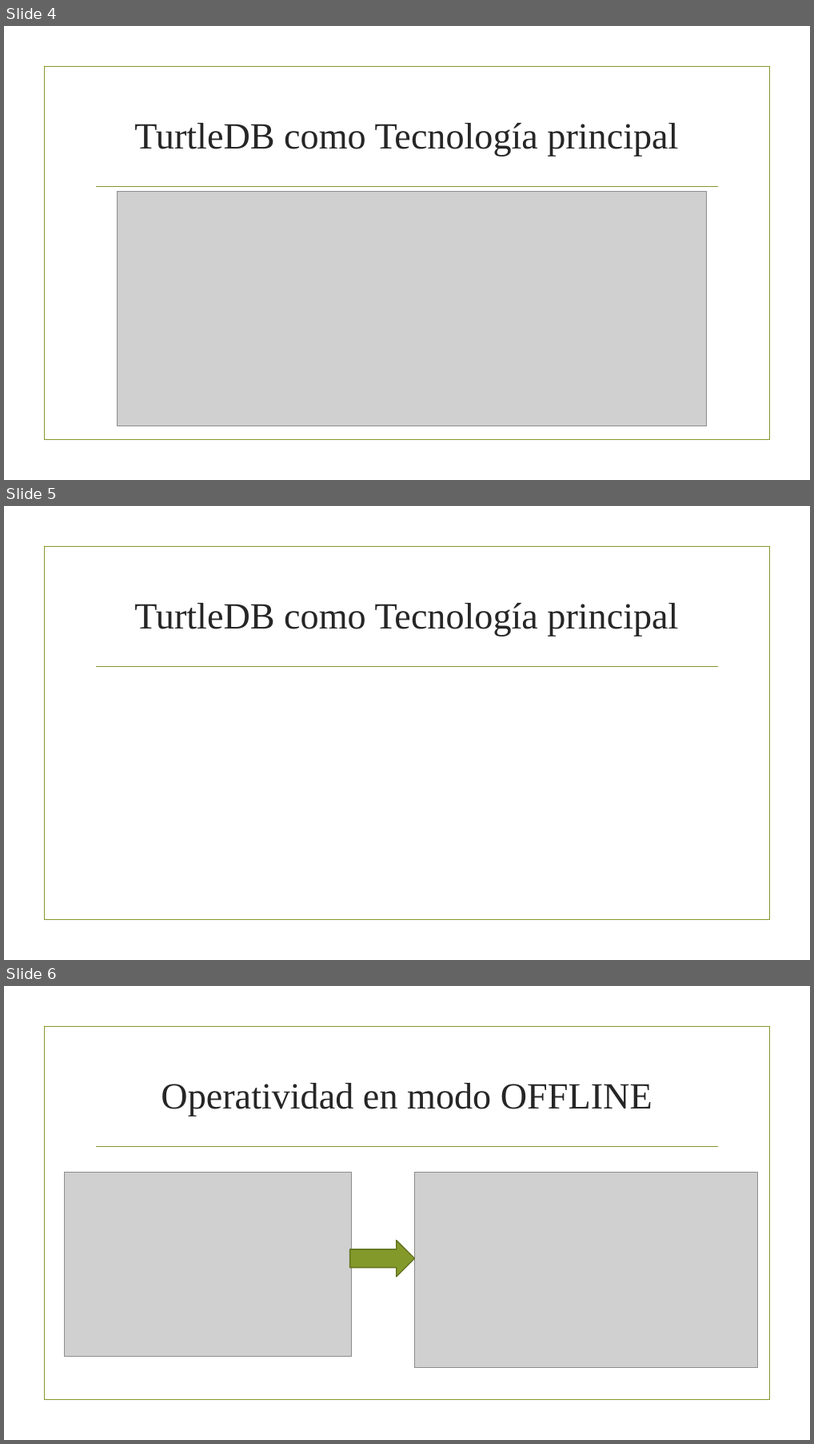
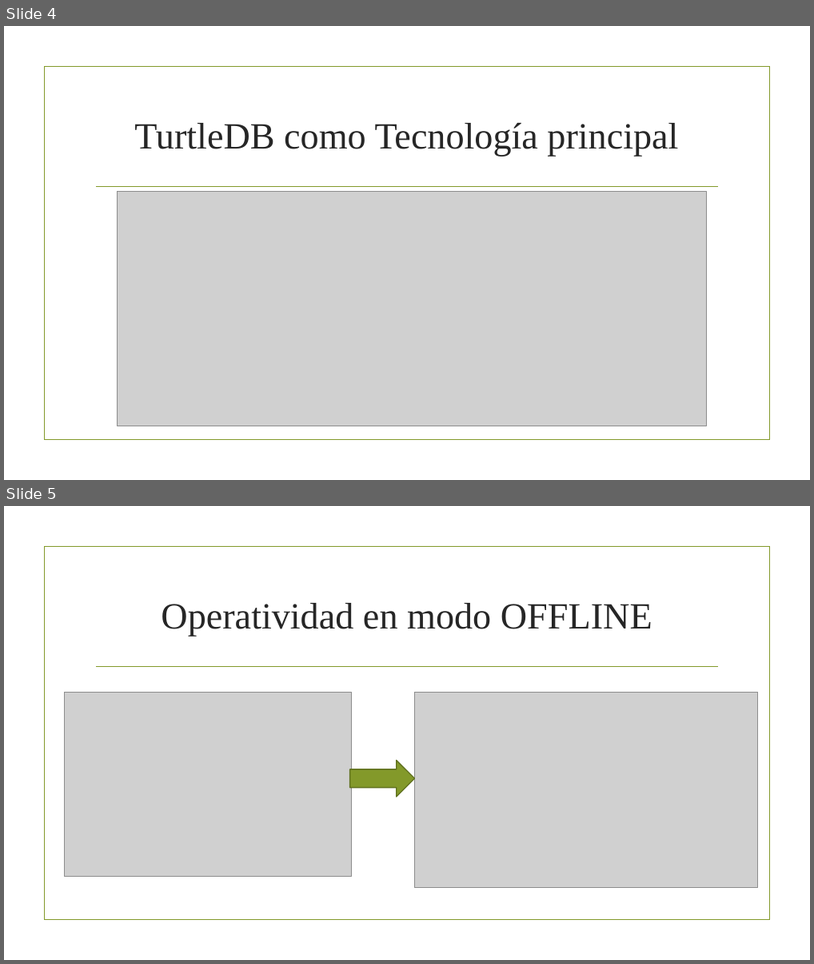
Before and after one commit to karin-romero/WT-Project, a slide deck: group6/Voto_Presentacion.pptx. Shown one above the other, each under a label of ours: slides 4, 5 and 6 before the commit, slides 4 and 5 after it. The pictures are 814x1444 and 814x964 pixels, drawn with LibreOffice and Linux fonts; fonts in the diff are those of the drawing; grey boxes stand for pictures; background and template pictures are left out. Boxes give left, top, right and bottom in pixels: in the first picture for what was removed or moved away, otherwise in the second. Text is boxed around its words. In the diff, an @@ line names an element or a change of style, - is before the commit and + after.

```diff
--- a/group6/Voto_Presentacion.pptx
+++ b/group6/Voto_Presentacion.pptx
@@ slide 5 removed at box(4, 506, 810, 960), background picture (left out); not listed: 2 template elements that a slide beside it also shows @@
@@ title removed at box(134, 603, 678, 636) @@
-TurtleDB como Tecnología principal
@@ what was slide 6 is now slide 5 @@
```
Also in this commit, not shown: 3 slides added.
